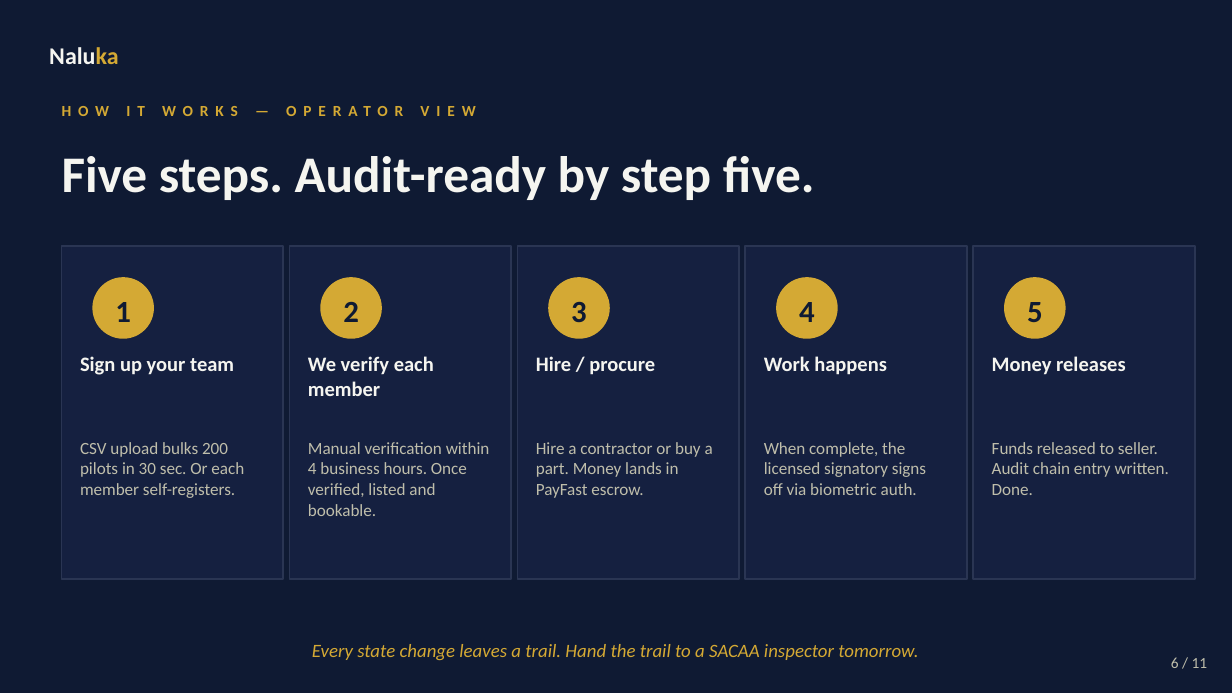
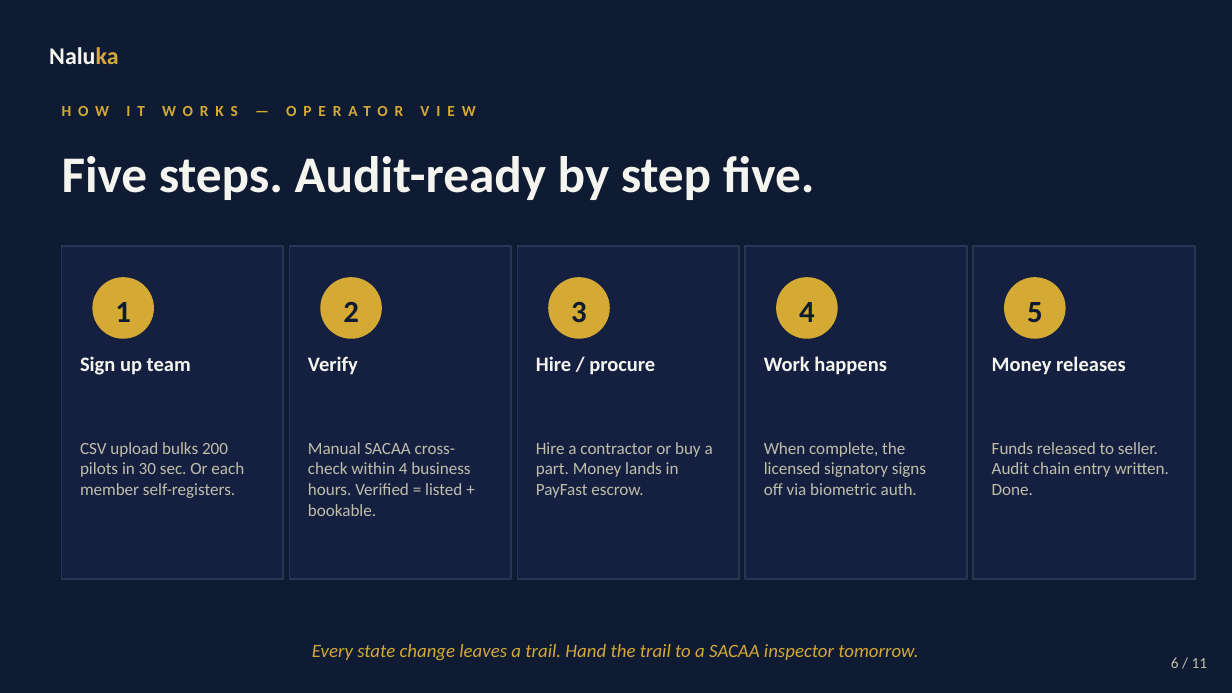
Before and after one commit to kmaleho27-wq/CAA-Aviation-Marketplace---Frontend-, a slide deck: slide 6 of docs/naluka-pitch.pptx. Drawn at 1232x693 pixels with LibreOffice and Linux fonts; fonts in the diff are those of the drawing. Boxes give left, top, right and bottom in pixels: in the first picture for what was removed or moved away, otherwise in the second. Text is boxed around its words. In the diff, an @@ line names an element or a change of style, - is before the commit and + after.

```diff
--- a/docs/naluka-pitch.pptx
+++ b/docs/naluka-pitch.pptx
@@ text at (x1=80, y1=356, x2=191, y2=375): text changed @@
-Sign up your team
+Sign up team
@@ text at (x1=308, y1=356, x2=358, y2=375): text changed @@
-We verify each member
+Verify
@@ text at (x1=308, y1=442, x2=470, y2=516): text changed @@
-Manual verification within 4 business hours. Once verified, listed and bookable.
+Manual SACAA cross-check within 4 business hours. Verified = listed + bookable.
```
Also in this commit, not shown: 3 other slides changed, 1 other file.
